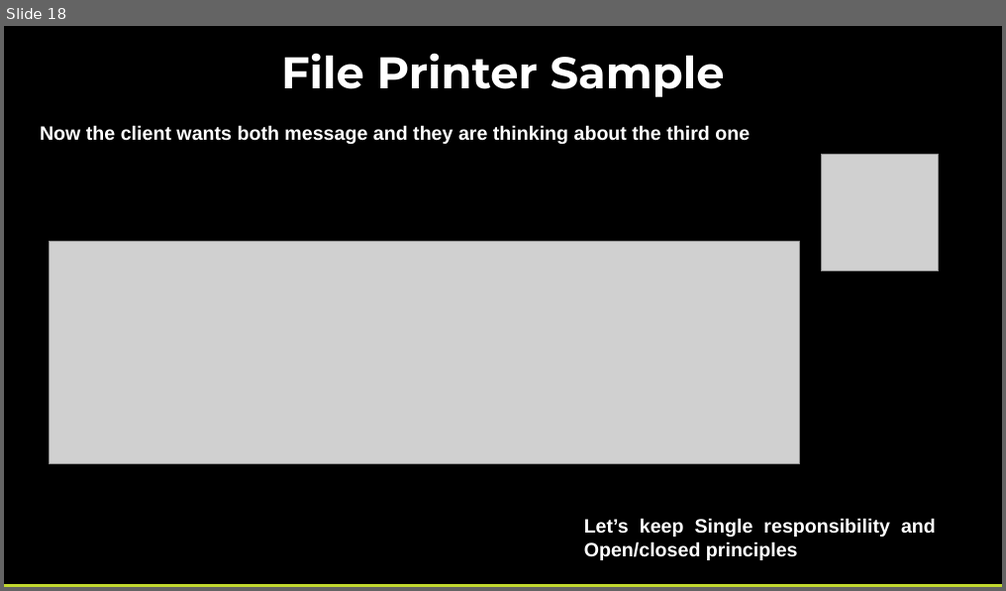
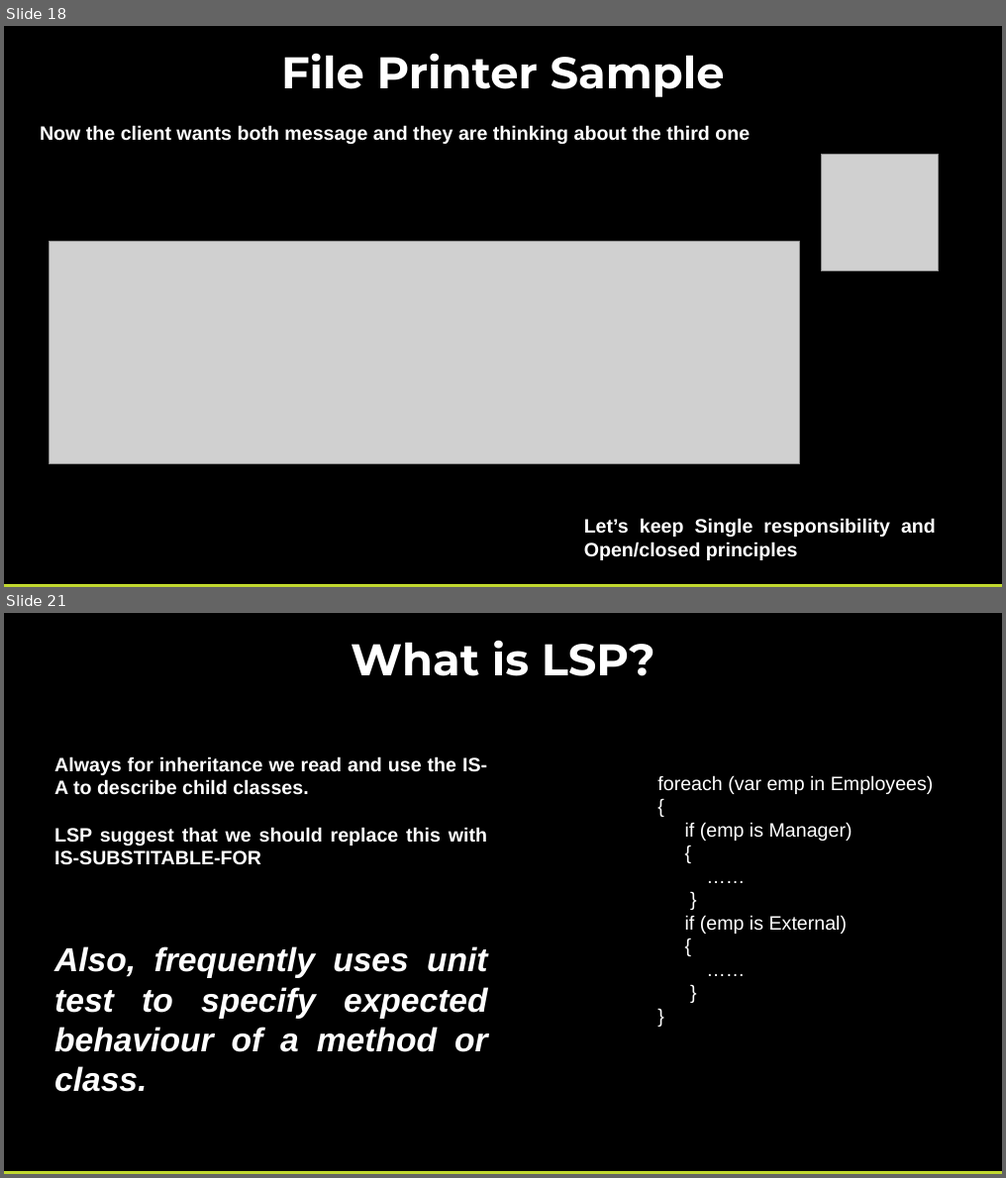
Before and after one commit to pcastellanos/TeamTraining, a slide deck: SOLID/SOLID.pptx. Shown one above the other, each under a label of ours: slide 18 before the commit, slides 18 and 21 after it; the slides between them are not shown. The pictures are 1006x591 and 1006x1178 pixels, drawn with LibreOffice and Linux fonts; fonts in the diff are those of the drawing; grey boxes stand for pictures. Boxes give left, top, right and bottom in pixels: in the first picture for what was removed or moved away, otherwise in the second. Text is boxed around its words. In the diff, an @@ line names an element or a change of style, - is before the commit and + after.

```diff
--- a/SOLID/SOLID.pptx
+++ b/SOLID/SOLID.pptx
@@ slide 21 added at (x1=4, y1=613, x2=1002, y2=1174), background #000000 @@
@@ text added at (x1=350, y1=640, x2=655, y2=676), 32 pt, text #FFFFFF, bold @@
+What is LSP?
@@ text added at (x1=54, y1=757, x2=488, y2=1092), 14 pt, text #FFFFFF, bold @@
+Always for inheritance we read and use the IS-A to describe child classes.
+LSP suggest that we should replace this with IS-SUBSTITABLE-FOR
+Also, frequently uses unit test to specify expected behaviour of a method or class.
@@ text added at (x1=657, y1=775, x2=934, y2=934), 14 pt, text #FFFFFF @@
+foreach (var emp in Employees)
+{
+if (emp is Manager)
+{
+……
+}
+if (emp is External)
+{
+……
+}
+}
@@ rectangle added at (x1=4, y1=1171, x2=1002, y2=1174), fill #C1D82F @@
```
Also in this commit, not shown: 2 other slides added, 4 other files.
